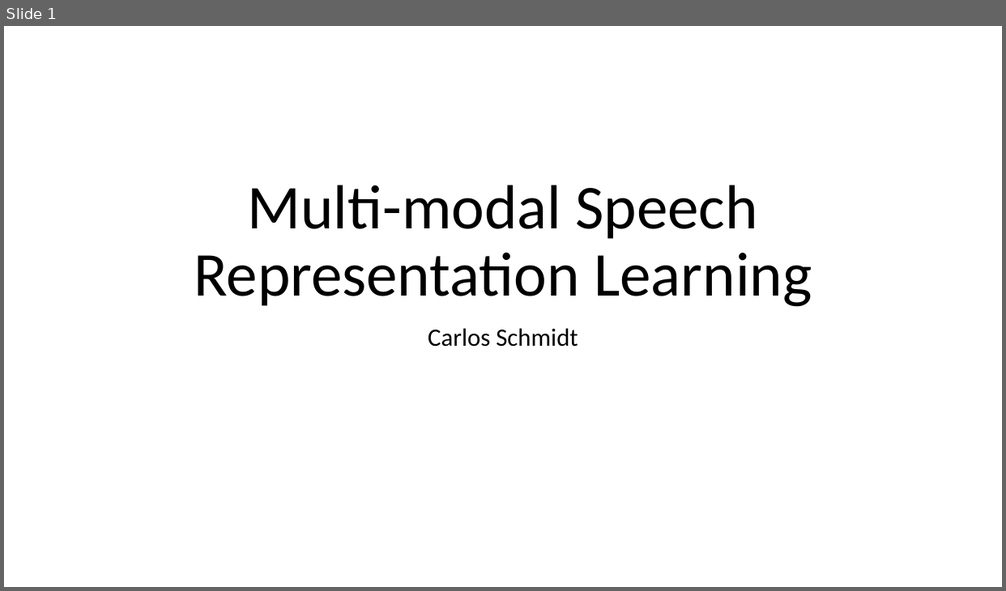
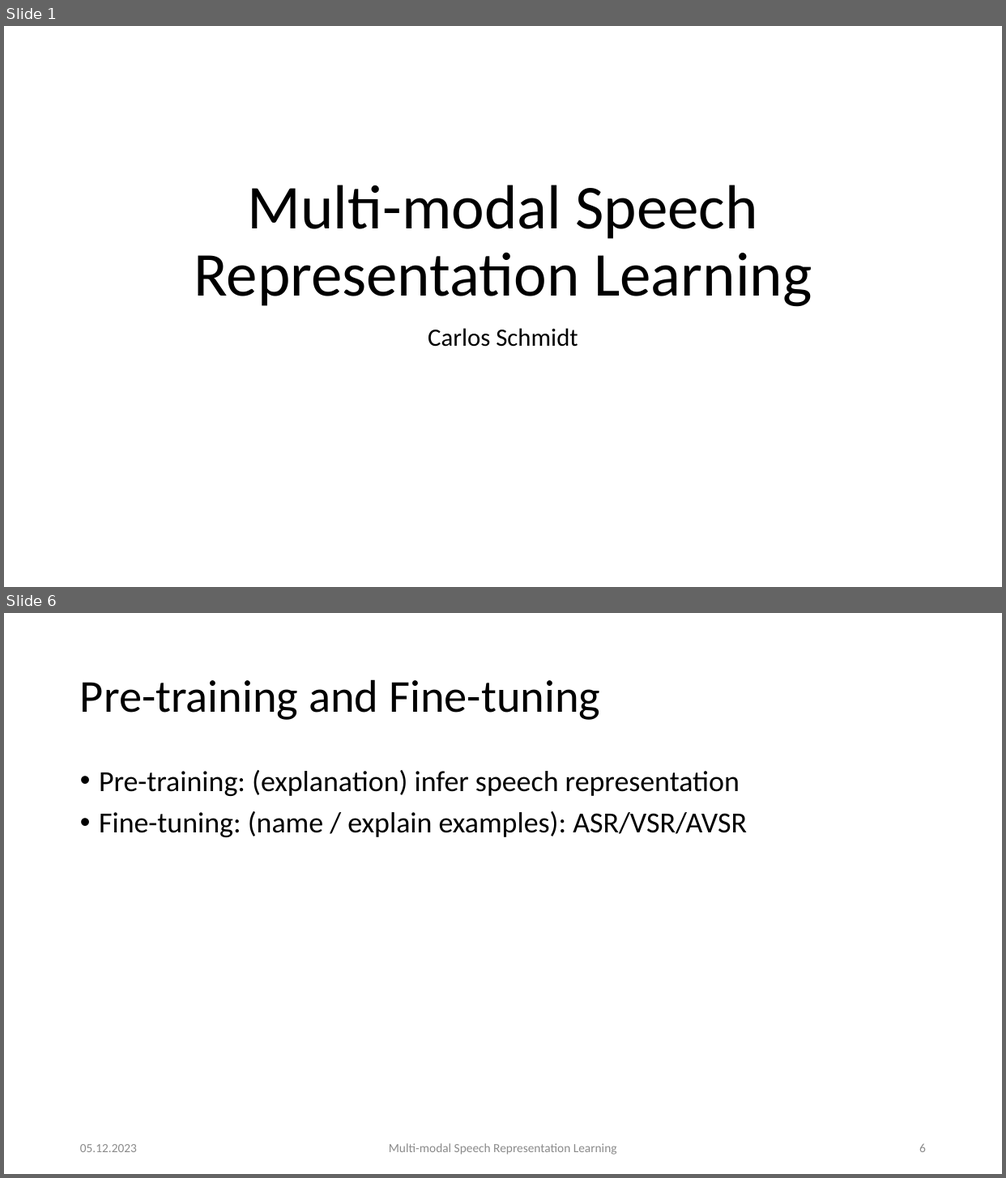
Before and after one commit to carlos-schmidt/nn-seminar, a slide deck: presentation.pptx. Shown one above the other, each under a label of ours: slide 1 before the commit, slides 1 and 6 after it; the slides between them are not shown. The pictures are 1006x591 and 1006x1178 pixels, drawn with LibreOffice and Linux fonts; fonts in the diff are those of the drawing. Boxes give left, top, right and bottom in pixels: in the first picture for what was removed or moved away, otherwise in the second. Text is boxed around its words. In the diff, an @@ line names an element or a change of style, - is before the commit and + after.

```diff
--- a/presentation.pptx
+++ b/presentation.pptx
@@ slide 6 added at box(4, 613, 1002, 1174), background #FFFFFF @@
@@ title added at box(80, 679, 600, 720), 44 pt, text #000000 @@
+Pre-training and Fine-tuning
@@ text added at box(99, 770, 747, 837), 28 pt, text #000000 @@
+• Pre-training: (explanation) infer speech representation
+• Fine-tuning: (name / explain examples): ASR/VSR/AVSR
@@ text added at box(80, 1144, 137, 1152), 12 pt, text #8C8C8C @@
+05.12.2023
@@ text added at box(389, 1144, 617, 1155), 12 pt, text #8C8C8C @@
+Multi-modal Speech Representation Learning
@@ page number added at box(919, 1144, 926, 1152), 12 pt, text #8C8C8C @@
+6
```
Also in this commit, not shown: 2 slides changed, 15 other slides added, 7 other files.
